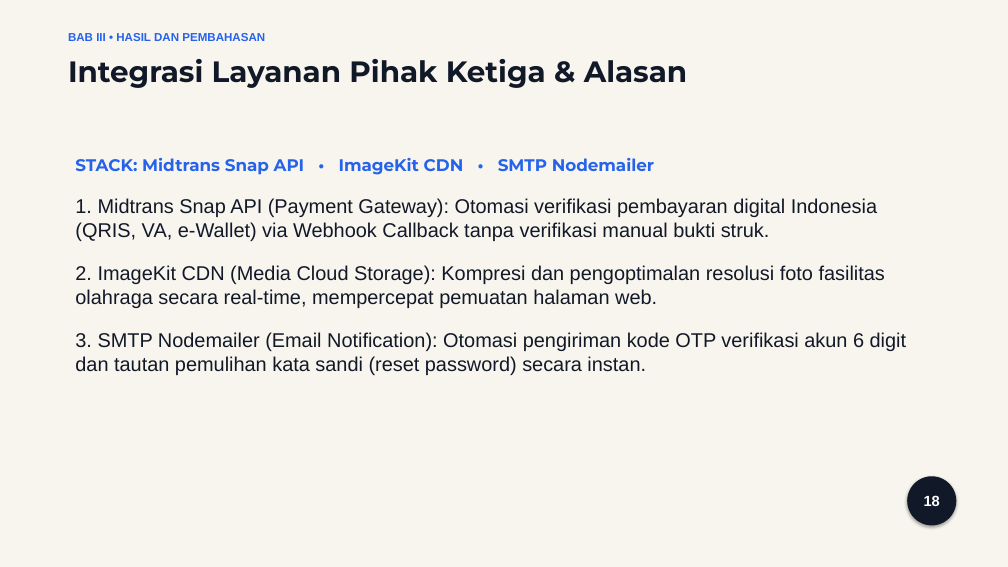
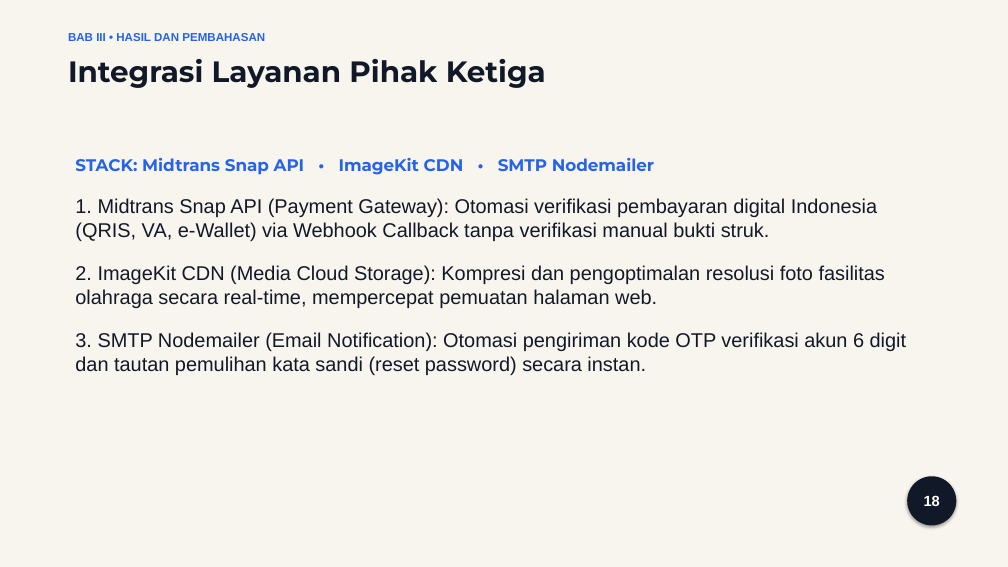
Before and after one commit to ztzrk/fieldmax, a slide deck: slide 18 of obsidian/Fieldmax/Presentasi_Seminar_Hasil_FieldMax.pptx. Drawn at 1008x567 pixels with LibreOffice and Linux fonts; fonts in the diff are those of the drawing. Boxes give left, top, right and bottom in pixels: in the first picture for what was removed or moved away, otherwise in the second. Text is boxed around its words. In the diff, an @@ line names an element or a change of style, - is before the commit and + after.

```diff
--- a/obsidian/Fieldmax/Presentasi_Seminar_Hasil_FieldMax.pptx
+++ b/obsidian/Fieldmax/Presentasi_Seminar_Hasil_FieldMax.pptx
@@ text at [68, 59, 546, 88]: text changed @@
-Integrasi Layanan Pihak Ketiga & Alasan
+Integrasi Layanan Pihak Ketiga
```
Also in this commit, not shown: 14 other slides changed, 1 slide removed, 27 other files.
